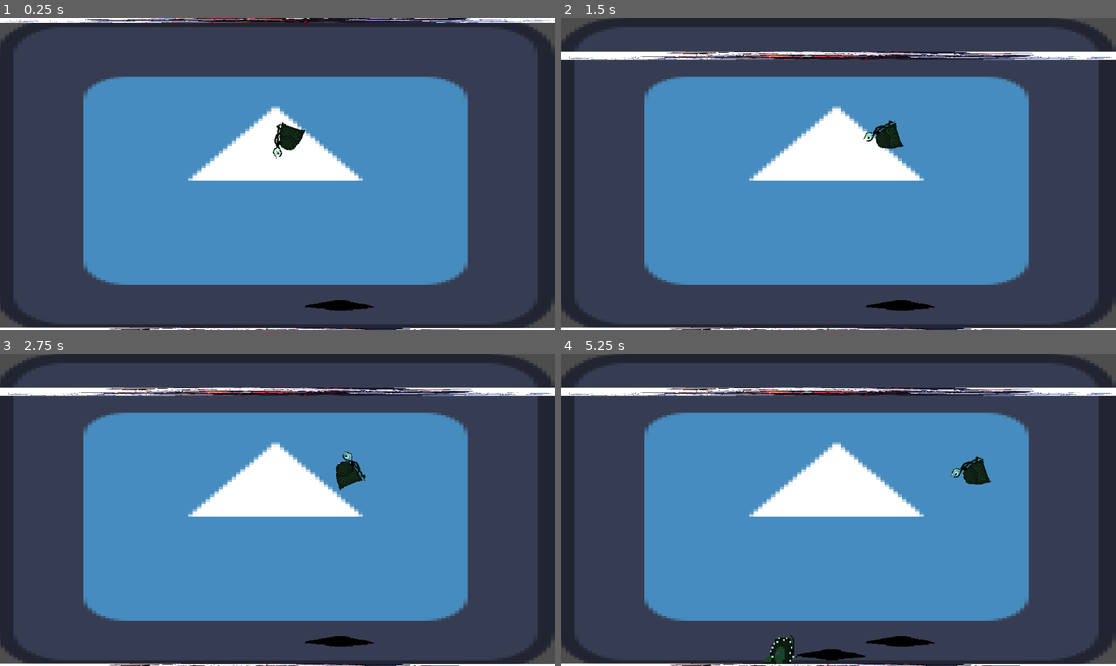
Above: before the commit, frames 1-4 (two rows, left to right).
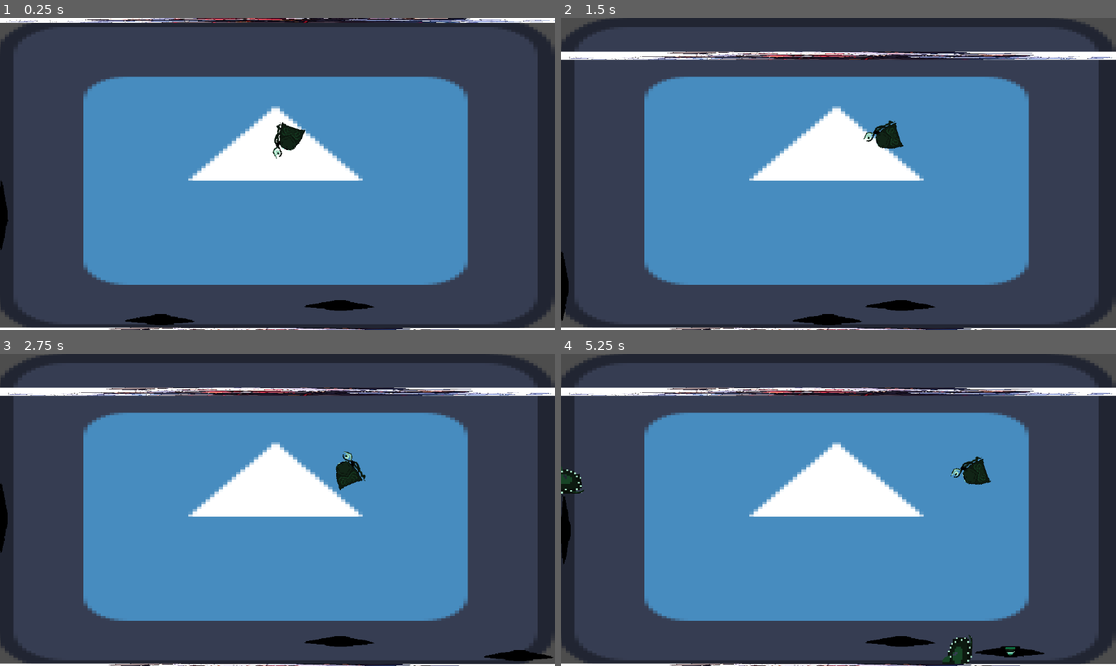
Above: after the commit, the same moments.

Repository: Lucas-FAlves/LudumDare_54_Godot
Game: Godot game, scene res://Scenes/Level.tscn
The game is run twice, just before and just after one commit, with the same random seed, the same clock (stepped at 60 frames per second) and the same inputs. The engine's default icon, where the game draws it, is replaced by a stand-in: a white triangle on a blue panel in a dark square.
Inputs (mouse positions are in pixels of both pictures, inside the frame that each line leads up to):
- Up to frame 1 (0.25 s): no input
- Up to frame 2 (1.5 s): move the mouse to (960, 158) at 0.52 s; hold D (Move_Right) from 0.53 s (still down); tap E (Attack) at 0.6, 1.35 s; tap W (Move_Up) at 0.77 s; move the mouse to (727, 189) at 1.27 s
- Up to frame 3 (2.75 s): tap W (Move_Up) at 1.52 s; move the mouse to (333, 441) at 2.02 s; release D (Move_Right) at 2.03 s; hold A (Move_Left) from 2.03 s (still down); tap E (Attack) at 2.1 s
- Up to frame 4 (5.25 s): move the mouse to (810, 572) at 2.77 s; release A (Move_Left) at 2.78 s; hold D (Move_Right) 2.78-4.28 s; tap E (Attack) every 0.75 s from 2.85 to 5.1 s; tap W (Move_Up) at 3.02, 3.77, 4.52 s; move the mouse to (1005, 556) at 3.52 s; move the mouse to (672, 463) at 4.27 s; hold A (Move_Left) 4.28-5.03 s; move the mouse to (866, 510) at 5.02 s; hold D (Move_Right) from 5.03 s (still down)

The runs differ from the first frame. In frame 1, 0.5% of the frame differs, in the area x 0-36%, y 52-99%; in frame 2, 0.5%; in frame 3, 0.5%; in frame 4, 1.7%, in the area x 0-88%, y 36-100%.

Commit message:
ADD Eye can move on wall

Diff:
--- a/Scenes/Level.tscn
+++ b/Scenes/Level.tscn
@@ -54,6 +54,10 @@
 position = Vector2(323, -24)
 shape = SubResource("RectangleShape2D_2w6an")
 
+[node name="CharacterBody2D (Olho)" parent="esquerda" instance=ExtResource("6_s24i4")]
+position = Vector2(275.524, -51.1874)
+isVertical = true
+
 [node name="direita" type="RigidBody2D" parent="."]
 position = Vector2(1135, 134)
 rotation = 1.57509
--- a/Scripts/olho.gd
+++ b/Scripts/olho.gd
@@ -2,6 +2,7 @@
 
 #Variaveis deste script
 @export var speed = 200
+@export var isVertical: bool = false
 var dir = 1
 var isOff = true
 var motion = Vector2.ZERO
@@ -21,8 +22,7 @@
 func _ready():
 	rng.randomize()
 	cooldown = rng.randi_range(200, 400)
-	cooldown = 300
-	eyeSprite.visible = false
+	#eyeSprite.visible = false
 
 	# Replace with function body.
 
@@ -34,7 +34,7 @@
 		cooldown -= delta
 	else:
 		isOff = false
-		eyeSprite.visible = true
+		#eyeSprite.visible = true
 		if eyeAnimatedSprite != null:
 			eyeAnimatedSprite.play("Opening")
 			spawn_tentacle()
@@ -46,10 +46,16 @@
 
 
 func eye_move(delta):
-	if is_on_wall():
-		dir *= -1
-	motion.x = speed * dir
-	velocity += motion*delta
+	if !isVertical:
+		if is_on_wall():
+			dir *= -1
+		motion.x = speed * dir
+		velocity += motion*delta
+	if isVertical:
+		if is_on_floor() || is_on_ceiling():
+			dir *= -1
+		motion.y = speed*dir
+		velocity += motion*delta
 	move_and_slide()
 
 
